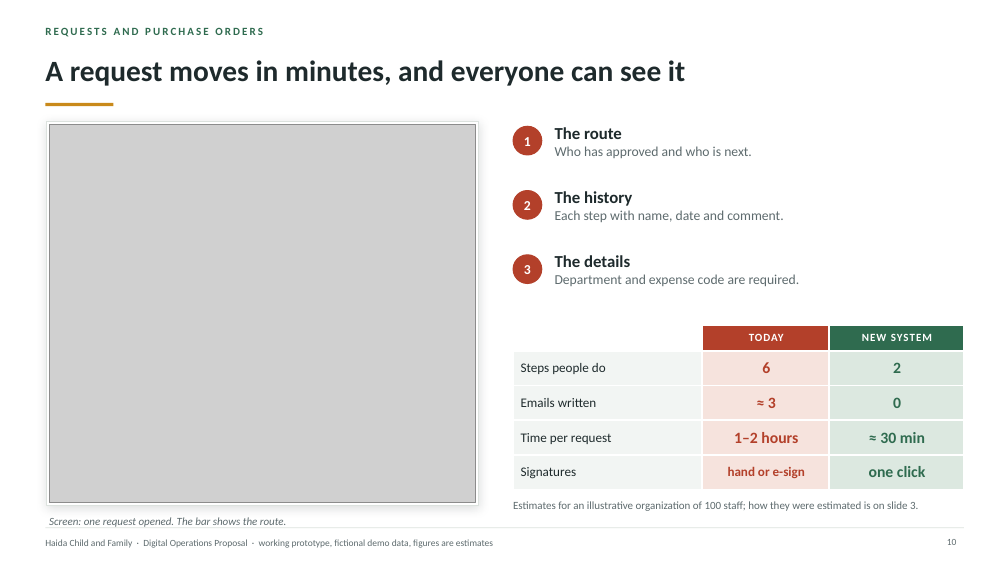
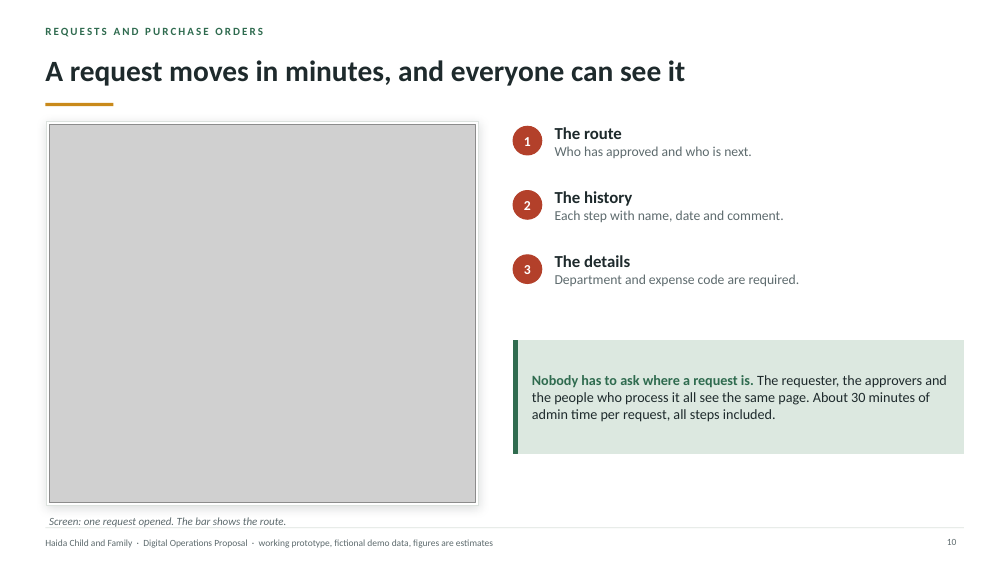
Before and after one commit to AndalibOlee/Portfolio, a slide deck: slide 10 of demo-platform/docs/Haida_Child_and_Family_Executive_Digital_Operations_Proposal.pptx. Drawn at 1008x567 pixels with LibreOffice and Linux fonts; fonts in the diff are those of the drawing; grey boxes stand for pictures. Boxes give left, top, right and bottom in pixels: in the first picture for what was removed or moved away, otherwise in the second. Text is boxed around its words. In the diff, an @@ line names an element or a change of style, - is before the commit and + after.

```diff
--- a/demo-platform/docs/Haida_Child_and_Family_Executive_Digital_Operations_Proposal.pptx
+++ b/demo-platform/docs/Haida_Child_and_Family_Executive_Digital_Operations_Proposal.pptx
@@ table removed at bbox=[513, 325, 964, 483], 5 rows, 3 columns @@
- | TODAY | NEW SYSTEM
-Steps people do | 6 | 2
-Emails written | ≈ 3 | 0
-Time per request | 1–2 hours | ≈ 30 min
-Signatures | hand or e-sign | one click
@@ rectangle added at bbox=[513, 340, 964, 454], fill #DCE8E0, outline #DCE8E0 1 pt @@
@@ rectangle added at bbox=[513, 340, 518, 454], fill #2F6B4F, outline #2F6B4F 1 pt @@
@@ text added at bbox=[532, 375, 947, 422], 13.5 pt, text #1E2A2C @@
+Nobody has to ask where a request is. The requester, the approvers and the people who process it all see the same page. About 30 minutes of admin time per request, all steps included.
@@ text removed at bbox=[513, 501, 918, 511] @@
-Estimates for an illustrative organization of 100 staff; how they were estimated is on slide 3.
```
Also in this commit, not shown: 13 other slides changed, 10 other files.
